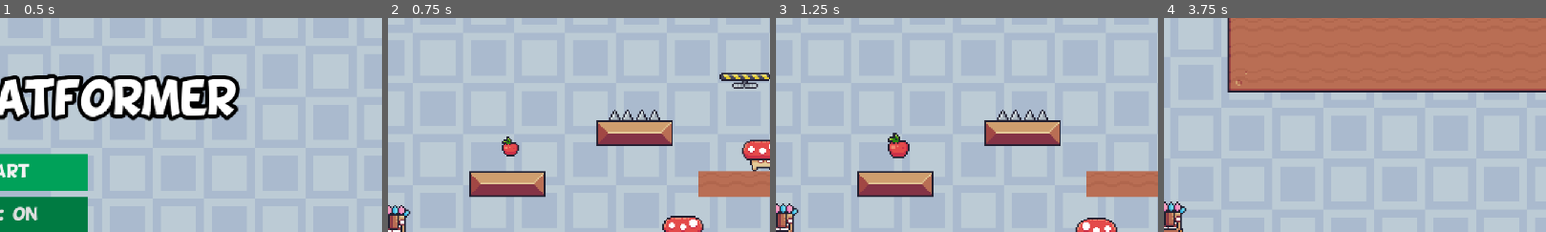
Above: before the commit, frames 1-4 (left to right).
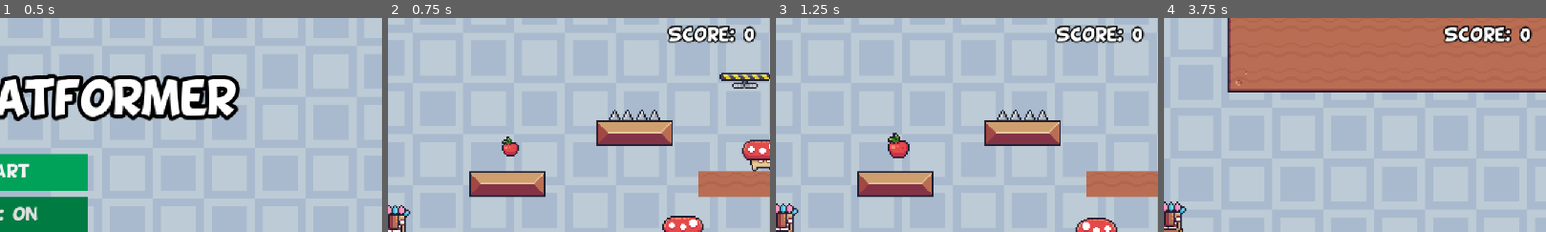
Above: after the commit, the same moments.

Repository: WMinerva/2D-platformer
Game: Godot game, scene res://scenes/ui/main.tscn
Two runs of this game, one before a commit and one after it. Both use one fixed random seed, a clock stepped at 60 frames per second and the inputs below.
Inputs:
- Up to frame 1 (0.5 s): no input
- Up to frame 2 (0.75 s): click "start" at 0.5 s
- Up to frame 3 (1.25 s): no input
- Up to frame 4 (3.75 s): hold Right (right) 1.28-2.78 s; tap Space (jump) at 1.52, 2.27 s; hold Left (left) 2.78-3.53 s; hold Right (right) from 3.53 s (still down)
The pictures show only the part of the screen within x 50-100%, y 2-52%; the shares and areas given below are measured in that part.

Frame 1 is identical in both runs. In frame 2, 1.5% of the frame differs, in the area x 73-97%, y 3-13%; in frame 3, 1.5%; in frame 4, 1.6%.

Commit message:
points by enemy eliminated

Diff:
--- a/autoloads/game_manager.gd
+++ b/autoloads/game_manager.gd
@@ -12,6 +12,11 @@
 
 var current_level = 0
 var lives = 3
+var score = 0
+
+func update_score(points):
+	score += points
+
 
 func load_next_level():
 	current_level += 1
@@ -31,6 +36,7 @@
 
 
 func restart_game():
+	score = 0
 	current_level = 0
 	lives = 3
 	get_tree().change_scene_to_packed(MAIN)
--- a/scenes/collectibles/apple.gd
+++ b/scenes/collectibles/apple.gd
@@ -1,5 +1,7 @@
 extends Area2D
 
+@export var points: int
 
 func _on_area_entered(area: Area2D) -> void:
+	GameManager.update_score(points)
 	queue_free()
--- a/scenes/enemies/bat.tscn
+++ b/scenes/enemies/bat.tscn
@@ -67,6 +67,7 @@
 [node name="Bat" unique_id=88328363 instance=ExtResource("1_rt4uy")]
 script = ExtResource("2_5m14n")
 speed = 40
+points = 10
 
 [node name="AnimatedSprite2D" parent="." index="0" unique_id=389387817]
 sprite_frames = SubResource("SpriteFrames_m5s8h")
--- a/scenes/enemies/enemy.gd
+++ b/scenes/enemies/enemy.gd
@@ -3,6 +3,8 @@
 
 @export var speed: int
 @export var gravity: int
+@export var points: int
+
 @onready var hurt_box: Area2D = $HurtBox
 @onready var animation_player: AnimationPlayer = $AnimationPlayer
 @onready var animated_sprite_2d: AnimatedSprite2D = $AnimatedSprite2D
@@ -20,6 +22,7 @@
 		animation_player.play("dissapear")
 		set_physics_process(false)
 		animated_sprite_2d.pause()
+		GameManager.update_score(points)
 
 
 func _on_animation_player_animation_finished(anim_name: StringName) -> void:
--- a/scenes/enemies/mushroom.tscn
+++ b/scenes/enemies/mushroom.tscn
@@ -136,6 +136,7 @@
 script = ExtResource("2_1calh")
 speed = 40
 gravity = 980
+points = 5
 
 [node name="AnimatedSprite2D" parent="." index="0" unique_id=389387817]
 sprite_frames = SubResource("SpriteFrames_6fom1")
--- a/scenes/ui/hud.tscn
+++ b/scenes/ui/hud.tscn
@@ -28,3 +28,9 @@
 size_flags_horizontal = 0
 size_flags_vertical = 0
 text = "lives: 0"
+
+[node name="ScoreLabel" type="Label" parent="MarginContainer" unique_id=911237184]
+layout_mode = 2
+size_flags_horizontal = 8
+size_flags_vertical = 0
+text = "Score: 0"
